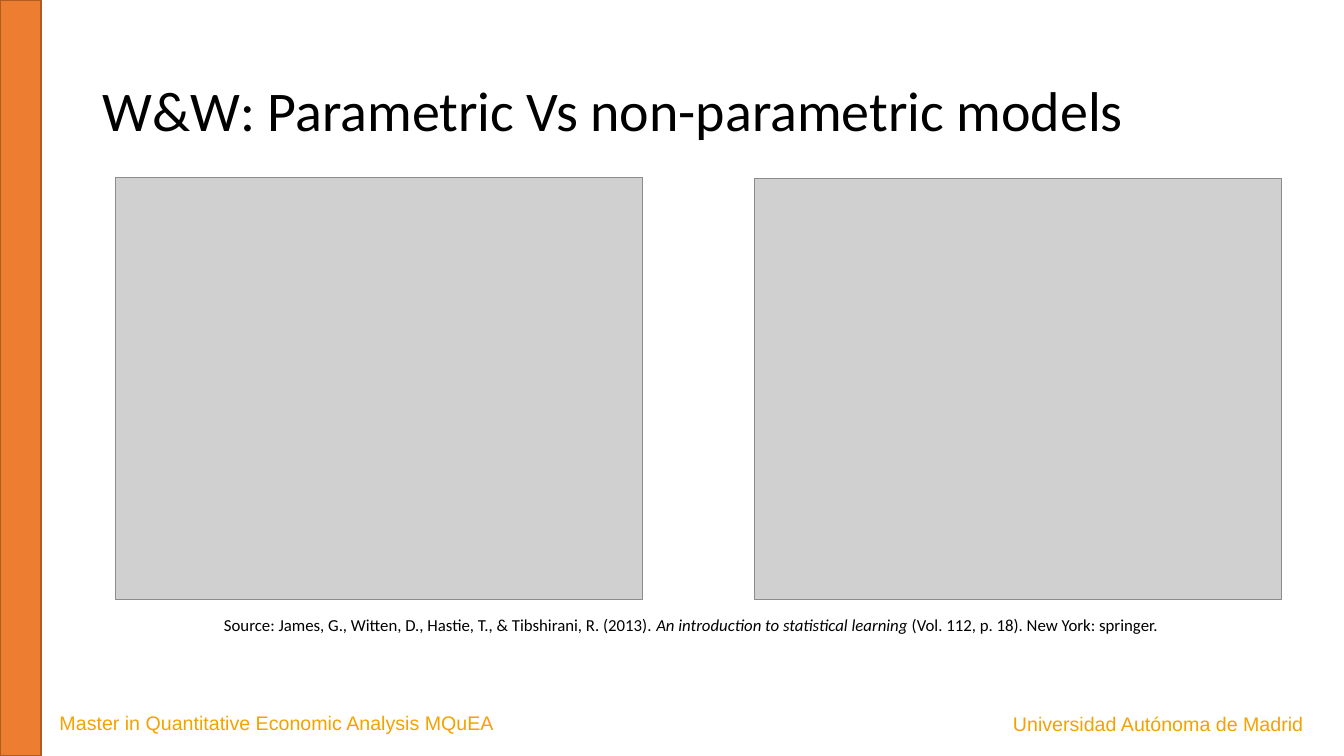
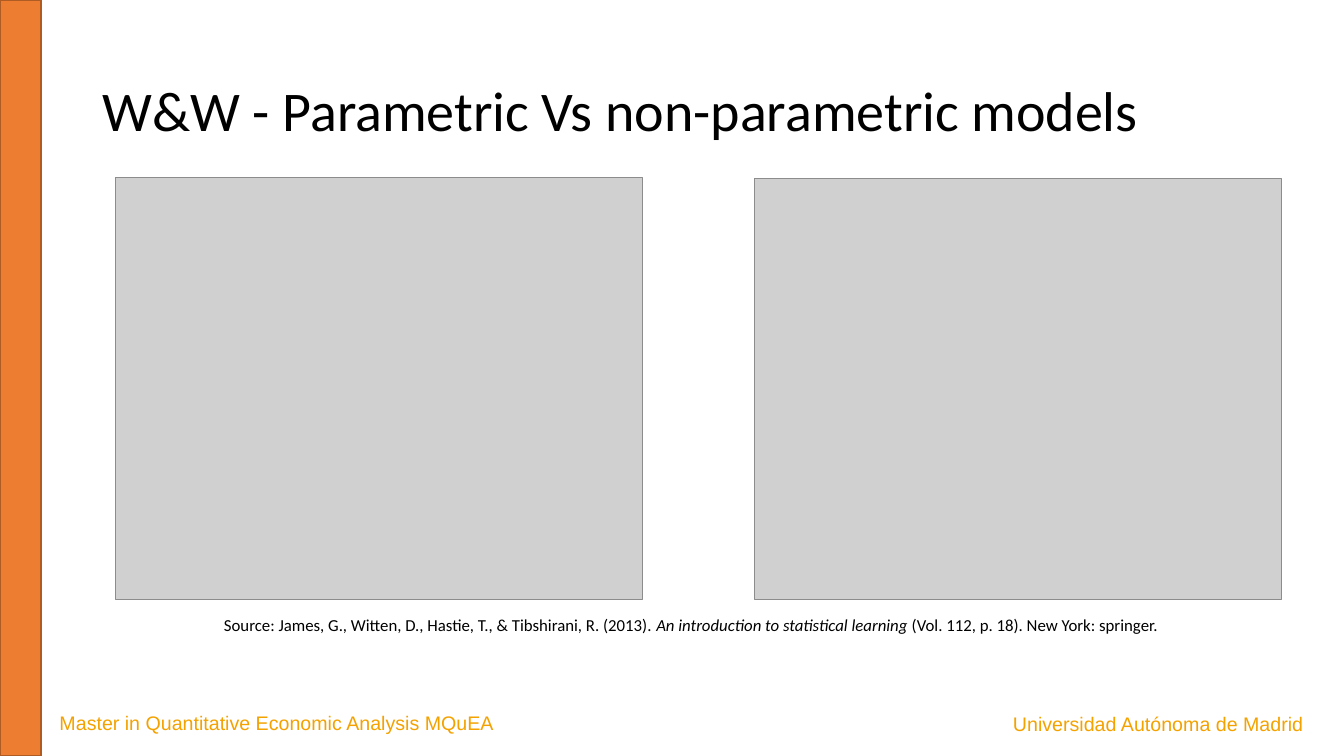
Before and after one commit to JavierBas/IMLEF-MQuEA, a slide deck: slide 6 of Course content/Slides/Topic 1 What is ML.pptx. Drawn at 1344x756 pixels with LibreOffice and Linux fonts; fonts in the diff are those of the drawing; grey boxes stand for pictures. Boxes give left, top, right and bottom in pixels: in the first picture for what was removed or moved away, otherwise in the second. Text is boxed around its words. In the diff, an @@ line names an element or a change of style, - is before the commit and + after.

```diff
--- a/Course content/Slides/Topic 1 What is ML.pptx
+++ b/Course content/Slides/Topic 1 What is ML.pptx
@@ title at (x1=102, y1=92, x2=1138, y2=140): text changed @@
-W&W: Parametric Vs non-parametric models
+W&W - Parametric Vs non-parametric models
```
Also in this commit, not shown: 10 other slides changed, 1 other file.
